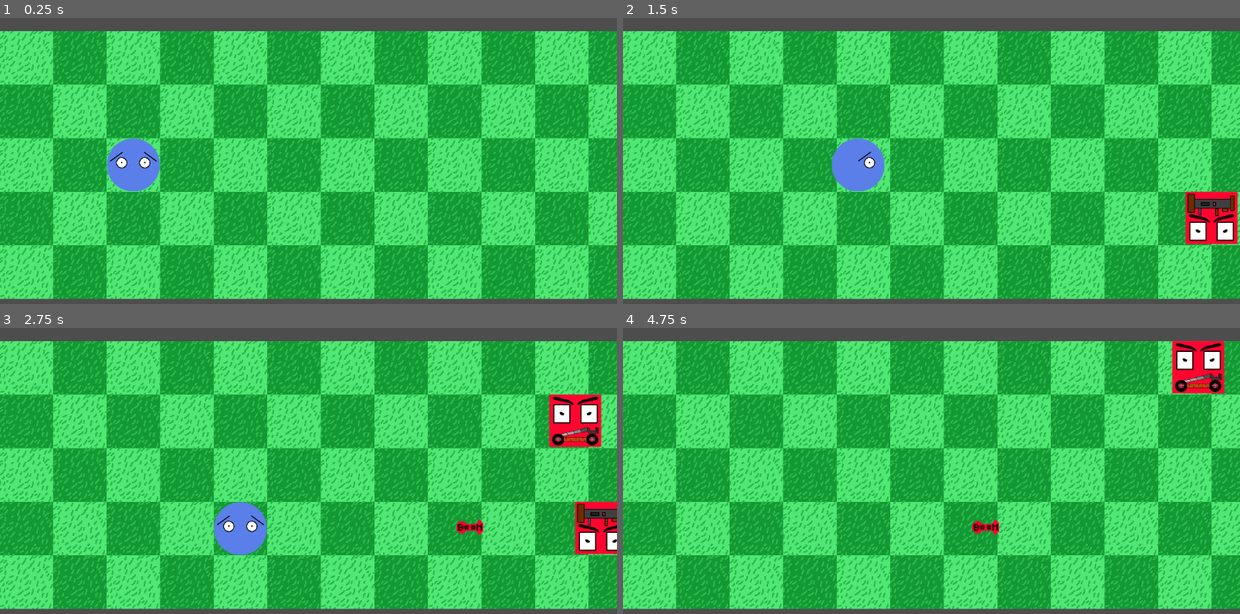
Above: before the commit, frames 1-4 (two rows, left to right).
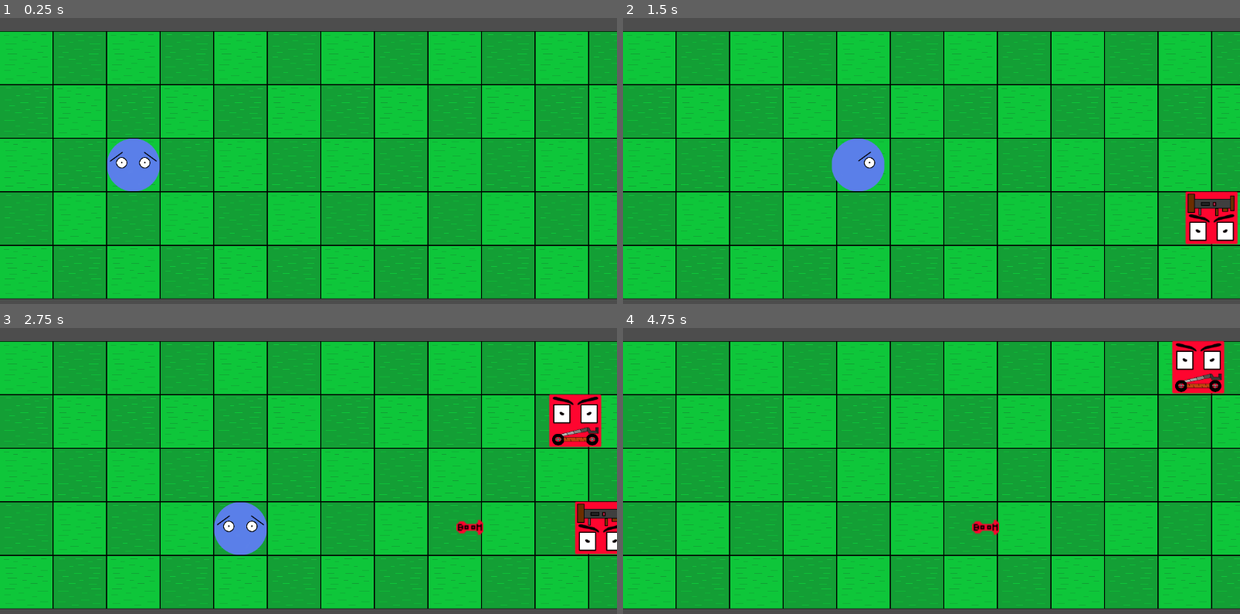
Above: after the commit, the same moments.

Repository: Killfreek/Rats
Game: Godot game, scene res://main.tscn
Two runs of this game, one before a commit and one after it. Both use one fixed random seed, a clock stepped at 60 frames per second and the inputs below.
Inputs:
- Up to frame 1 (0.25 s): no input
- Up to frame 2 (1.5 s): tap Enter at 0.5 s; hold D (MoveRight) 0.53-1.28 s; hold Space (SpawnPlayer) 0.53-1.28 s; hold S (MoveDown) from 1.28 s (still down); tap Space (SpawnPlayer) at 1.35 s
- Up to frame 3 (2.75 s): release S (MoveDown) at 2.03 s; hold D (MoveRight) from 2.03 s (still down); hold Space (SpawnPlayer) from 2.03 s (still down)
- Up to frame 4 (4.75 s): release D (MoveRight) at 2.78 s; release Space (SpawnPlayer) at 2.78 s; hold W (MoveUp) 2.78-3.53 s; tap Space (SpawnPlayer) at 2.85, 4.35 s; hold Space (SpawnPlayer) 3.53-4.28 s; hold A (MoveLeft) from 3.53 s (still down)

The runs differ from the first frame. In frame 1, 55% of the frame differs, in the area x 0-100%, y 4-99%; in frame 2, 54%; in frame 3, 54%; in frame 4, 55%.

Commit message:
update tile map

Diff:
--- a/Levels/LevelTest.tscn
+++ b/Levels/LevelTest.tscn
@@ -6,6 +6,7 @@
 [ext_resource type="Texture2D" uid="uid://wtcmwiyfshmw" path="res://Sprites/Background/DarkGrassBackgroundDirtWall.png" id="3_7eqfd"]
 [ext_resource type="Texture2D" uid="uid://cf1egode7sth6" path="res://Sprites/Background/LightGrassBackgroundWall.png" id="4_kk212"]
 [ext_resource type="Texture2D" uid="uid://n75a2drxb6kg" path="res://Sprites/Background/FloorTile1Light.png" id="6_xovm1"]
+[ext_resource type="Texture2D" uid="uid://3acj24ecna82" path="res://Sprites/Background/GrassTials.png" id="7_ic54q"]
 
 [sub_resource type="TileSetAtlasSource" id="TileSetAtlasSource_4nkew"]
 texture = ExtResource("1_1coks")
@@ -37,6 +38,14 @@
 texture_region_size = Vector2i(100, 100)
 0:0/0 = 0
 
+[sub_resource type="TileSetAtlasSource" id="TileSetAtlasSource_2fa46"]
+texture = ExtResource("7_ic54q")
+texture_region_size = Vector2i(100, 100)
+0:0/0 = 0
+1:0/0 = 0
+0:1/0 = 0
+1:1/0 = 0
+
 [sub_resource type="TileSet" id="TileSet_28fn1"]
 tile_size = Vector2i(100, 100)
 sources/1 = SubResource("TileSetAtlasSource_gw40l")
@@ -45,6 +54,7 @@
 sources/4 = SubResource("TileSetAtlasSource_bwepf")
 sources/0 = SubResource("TileSetAtlasSource_4nkew")
 sources/5 = SubResource("TileSetAtlasSource_cxrww")
+sources/7 = SubResource("TileSetAtlasSource_2fa46")
 
 [node name="TileMap" type="TileMap"]
 tile_set = SubResource("TileSet_28fn1")
--- a/main.tscn
+++ b/main.tscn
@@ -40,6 +40,7 @@
 autostart = true
 
 [node name="TileMap" parent="." instance=ExtResource("2_aw33h")]
+layer_0/tile_data = PackedInt32Array(0, 7, 0, 65536, 65543, 0, 65537, 7, 0, 131073, 65543, 0, 131074, 7, 0, 65538, 65543, 0, 1, 65543, 0, 2, 7, 0, 3, 65543, 0, 65539, 7, 0, 4, 7, 0, 65540, 65543, 0, 131075, 65543, 0, 196611, 7, 0, 196612, 65543, 0, 131076, 7, 0, 262148, 7, 0, 262147, 65543, 0, 262146, 7, 0, 262145, 65543, 0, 262144, 7, 0, 196608, 65543, 0, 131072, 7, 0, 196609, 7, 0, 196610, 65543, 0, 262149, 65543, 0, 196614, 65543, 0, 131079, 65543, 0, 65544, 65543, 0, 9, 65543, 0, 65546, 65543, 0, 11, 65543, 0, 131083, 65543, 0, 196618, 65543, 0, 262155, 65543, 0, 262153, 65543, 0, 262151, 65543, 0, 196616, 65543, 0, 131081, 65543, 0, 131077, 65543, 0, 65542, 65543, 0, 5, 65543, 0, 7, 65543, 0, 196613, 7, 0, 65541, 7, 0, 131078, 7, 0, 6, 7, 0, 262150, 7, 0, 196615, 7, 0, 65543, 7, 0, 131080, 7, 0, 8, 7, 0, 65545, 7, 0, 10, 7, 0, 131082, 7, 0, 65547, 7, 0, 196619, 7, 0, 196617, 7, 0, 262152, 7, 0, 262154, 7, 0)
 
 [node name="DeleteZone" type="Area2D" parent="."]
 position = Vector2(-50, 0)
Not shown: 1 places in Levels/LevelTest.tscn that only renumber resources
